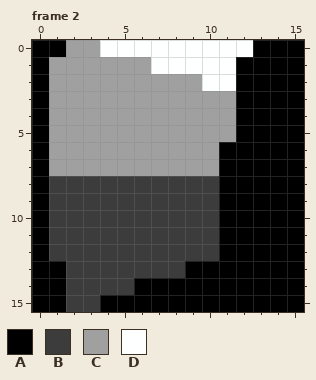
Edited in one commit: pixel-art file (art/sprite_tiles/broadsword_west_2.aseprite). Above is the file before it was changed.
16x16 pixels, 4 frames. Shown: frame 2.
Palette (. is transparent): A #000000  B #3c3c3c  C #a0a0a0  D #feffff
Pixels before, frame 2, first column x 0:
 0 AACCDDDDDDDDDAAA
 1 ACCCCCCDDDDDAAAA
 2 ACCCCCCCCCDDAAAA
 3 ACCCCCCCCCCCAAAA
 4 ACCCCCCCCCCCAAAA
 5 ACCCCCCCCCCCAAAA
 6 ACCCCCCCCCCAAAAA
 7 ACCCCCCCCCCAAAAA
 8 ABBBBBBBBBBAAAAA
 9 ABBBBBBBBBBAAAAA
10 ABBBBBBBBBBAAAAA
11 ABBBBBBBBBBAAAAA
12 ABBBBBBBBBBAAAAA
13 AABBBBBBBAAAAAAA
14 AABBBBAAAAAAAAAA
15 AABBAAAAAAAAAAAA
The same view after the edit:
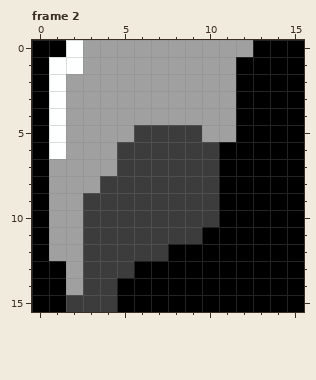
Edits made:
Frame 2:
The edit turns colour B into colour A in row 11 at x 10; in row 12 at x 8 to 10; in row 13 at x 6 to 8; in row 14 at x 5.
The edit turns colour A into colour B in row 15 at x 4.
The edit turns colour C into colour B in row 5 at x 6 to 9; in rows 6 to 7 at x 5 to 10.
The edit turns colour B into colour C in row 8 at x 1 to 3; in rows 9 to 12 at x 1 to 2; in rows 13 to 14 at x 2.
The edit turns colour D into colour C in row 0 at x 4 to 12; in row 1 at x 7 to 11; in row 2 at x 10 to 11.
The edit turns colour C into colour D in row 0 at x 2; in row 1 at x 1 to 2; in rows 2 to 6 at x 1.
Changed places in both pictures, as pixel boxes (x1, y1, x2, y2):
changed: (49, 40, 253, 312)
